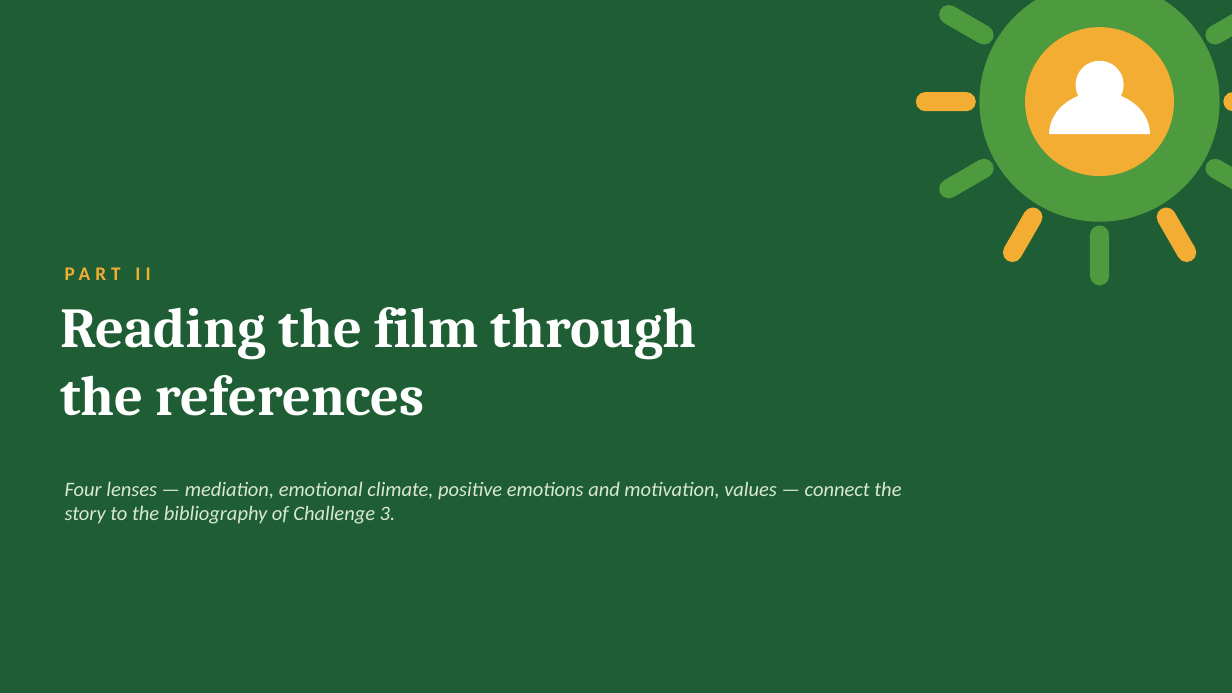
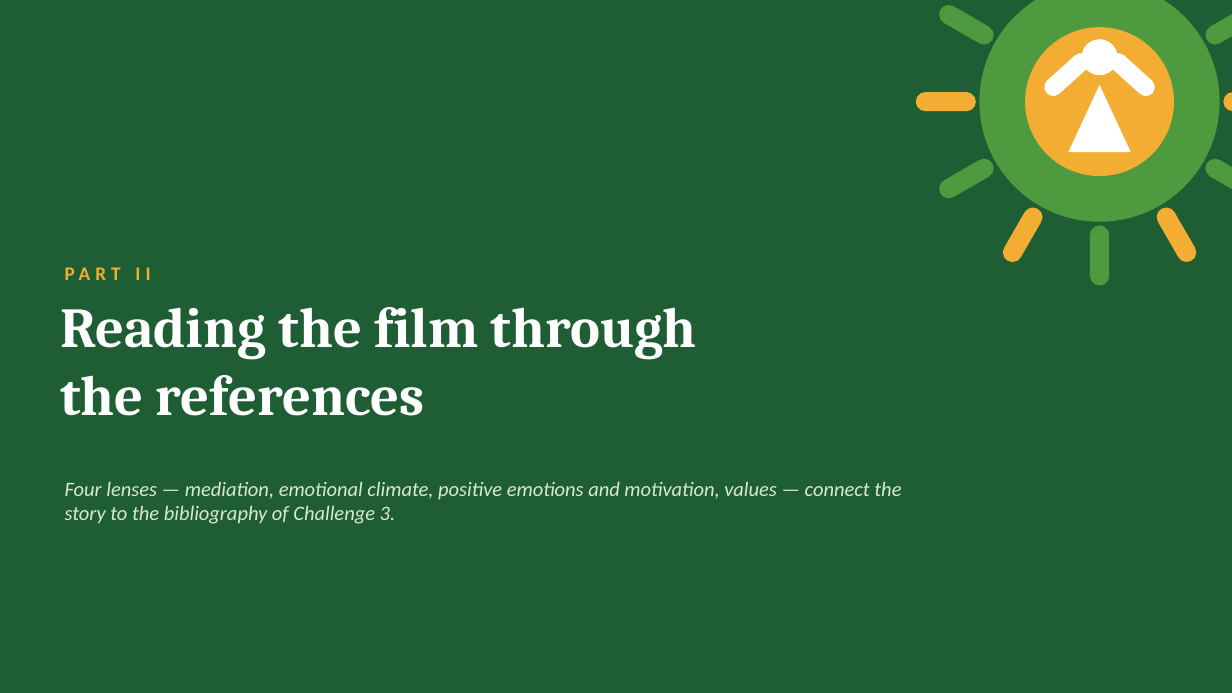
Before and after one commit to milesaenz-sketch/Magdalena_Thesis-_advisor, a slide deck: slide 7 of The_Chorus_Challenge3_UNAD.pptx. Drawn at 1232x693 pixels with LibreOffice and Linux fonts; fonts in the diff are those of the drawing. Boxes give left, top, right and bottom in pixels: in the first picture for what was removed or moved away, otherwise in the second. Text is boxed around its words. In the diff, an @@ line names an element or a change of style, - is before the commit and + after.

```diff
--- a/The_Chorus_Challenge3_UNAD.pptx
+++ b/The_Chorus_Challenge3_UNAD.pptx
@@ rounded rectangle added at bbox=[1041, 49, 1094, 100], fill #FFFFFF @@
@@ ellipse: place and size @@
-ellipse at bbox=[1076, 61, 1124, 109]
+ellipse at bbox=[1082, 39, 1118, 75]
@@ rounded rectangle added at bbox=[1105, 49, 1159, 100], fill #FFFFFF @@
@@ triangle: place and size @@
-triangle at bbox=[1049, 92, 1150, 177]
+triangle at bbox=[1068, 85, 1131, 152]
@@ triangle at bbox=[1068, 85, 1131, 152]: chord (boxed as its full ellipse) to triangle @@
```
Also in this commit, not shown: 3 other slides changed.
